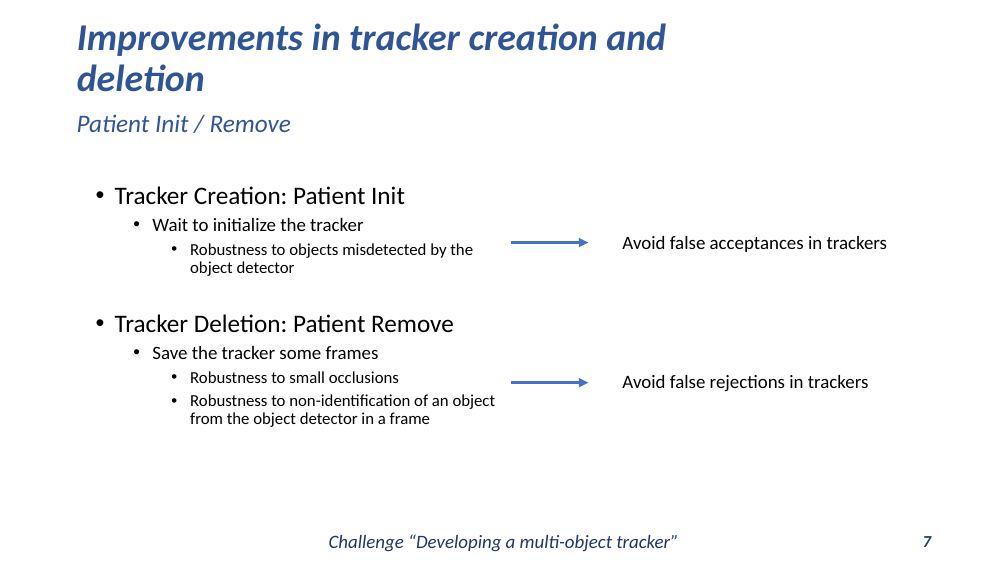
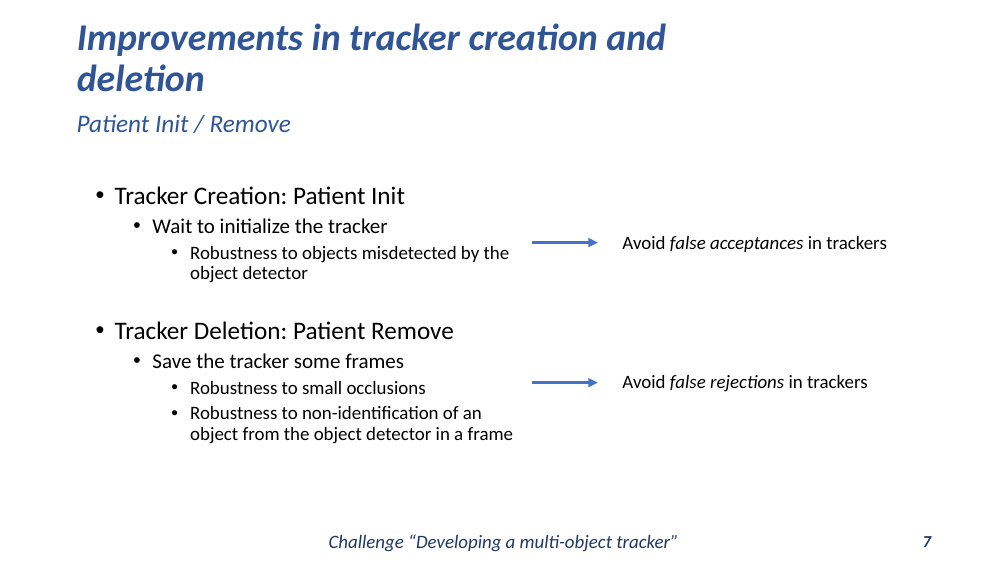
Before and after one commit to Javimh18/DL4VSP, a slide deck: slide 7 of dlvsp_challenge_material/challenge.pptx. Drawn at 1008x567 pixels with LibreOffice and Linux fonts; fonts in the diff are those of the drawing. Boxes give left, top, right and bottom in pixels: in the first picture for what was removed or moved away, otherwise in the second. Text is boxed around its words. In the diff, an @@ line names an element or a change of style, - is before the commit and + after.

```diff
--- a/dlvsp_challenge_material/challenge.pptx
+++ b/dlvsp_challenge_material/challenge.pptx
@@ subtitle at bbox=[152, 218, 513, 444]: size 18 to 20 pt in "Wait to initialize the tracker", "Save the tracker some frames"; size 16 to 18 pt in "Robustness to objects misdetected by the object ...", "Robustness to small occlusions", "Robustness to non-identification of an object from ..." @@
@@ text "Avoid false acceptances in trackers" at bbox=[622, 236, 887, 252]: italic on in "false acceptances" @@
@@ arrow moved from (511, 243) - (588, 243) to (532, 243) - (598, 243) @@
@@ arrow moved from (511, 383) - (588, 383) to (532, 383) - (598, 383) @@
@@ text "Avoid false rejections in trackers" at bbox=[622, 375, 868, 392]: italic on in "false rejections" @@
```
Also in this commit, not shown: 3 other slides changed.
